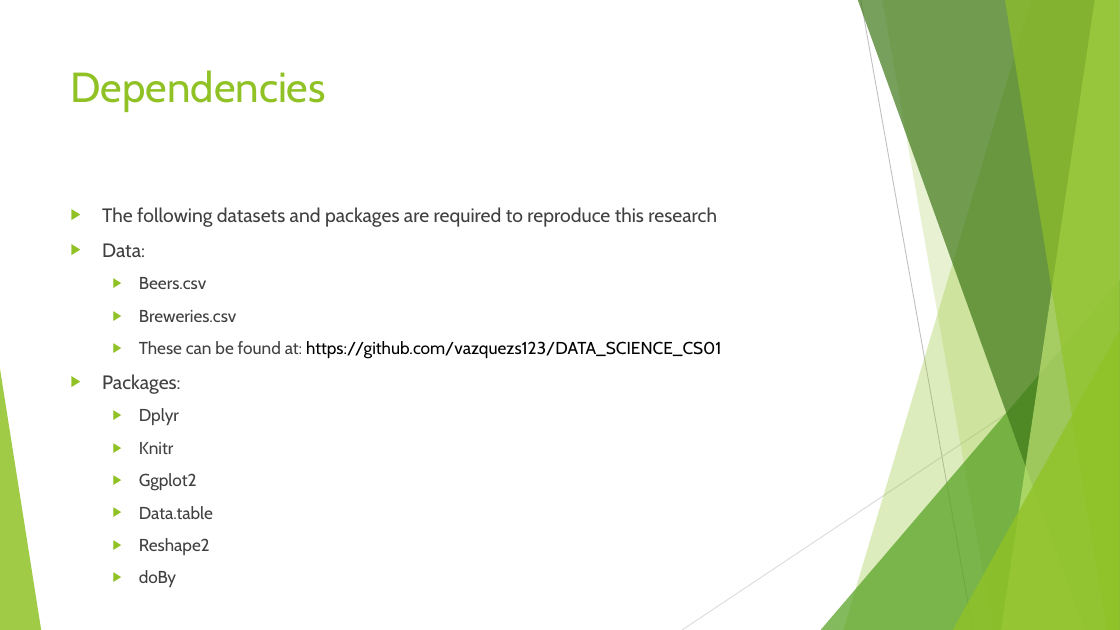
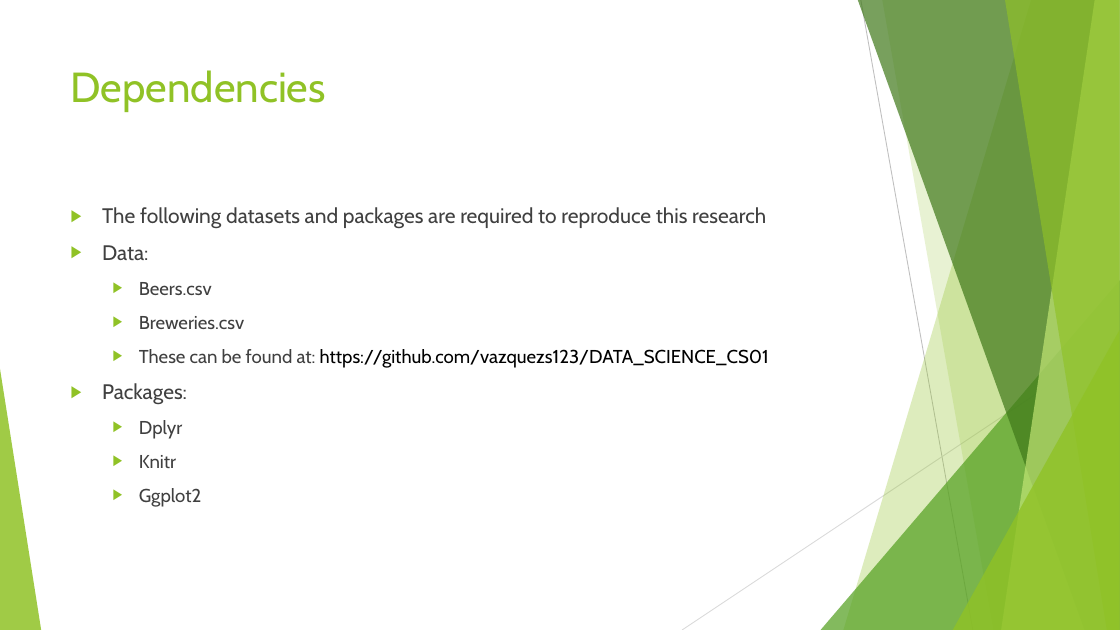
Before and after one commit to vazquezs123/DATA_SCIENCE_CS01, a slide deck: slide 3 of Breweries and Beer Study.pptx. Drawn at 1120x630 pixels with LibreOffice and Linux fonts; fonts in the diff are those of the drawing. Boxes give left, top, right and bottom in pixels: in the first picture for what was removed or moved away, otherwise in the second. Text is boxed around its words. In the diff, an @@ line names an element or a change of style, - is before the commit and + after.

```diff
--- a/Breweries and Beer Study.pptx
+++ b/Breweries and Beer Study.pptx
@@ text "The following datasets and packages ..." at bbox=[102, 207, 769, 507]: size 16.6 to 18 pt in "The following datasets and packages are required ...", "Data:", "Packages:"; size 14.8 to 16 pt in "Beers.csv", "Breweries.csv", "These can be found at: https://github.com/vazquezs123/DATA_S ...", "Dplyr" and 2 more places @@
@@ text at bbox=[139, 506, 213, 555]: paragraphs removed @@
-  ▶ Data.table
-  ▶ Reshape2
-  ▶ doBy
```
Also in this commit, not shown: 4 other slides changed, 3 slides added, 9 other files.
